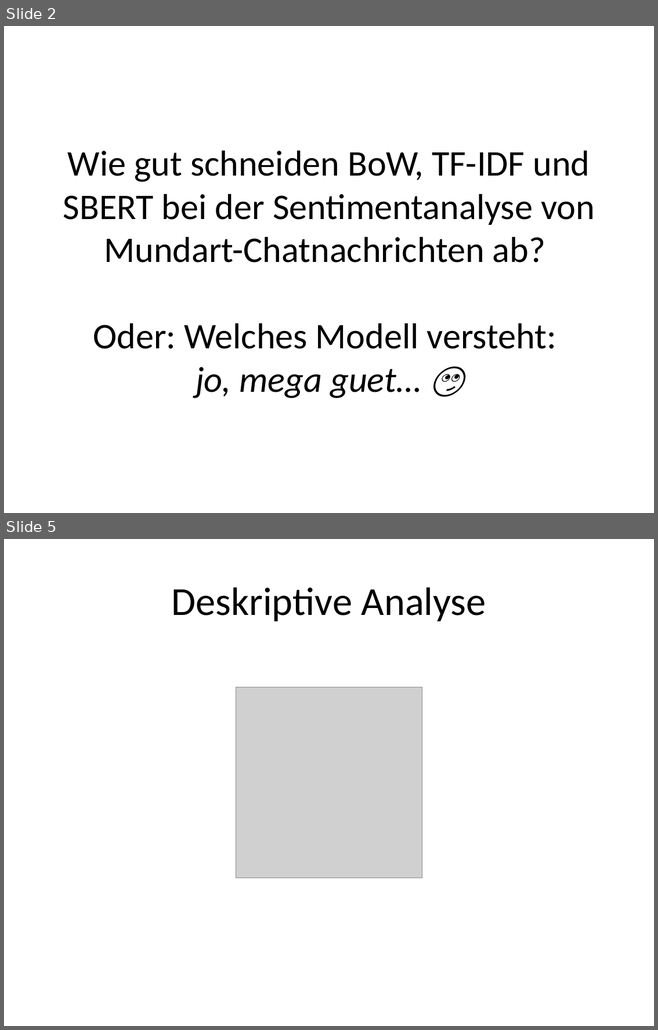
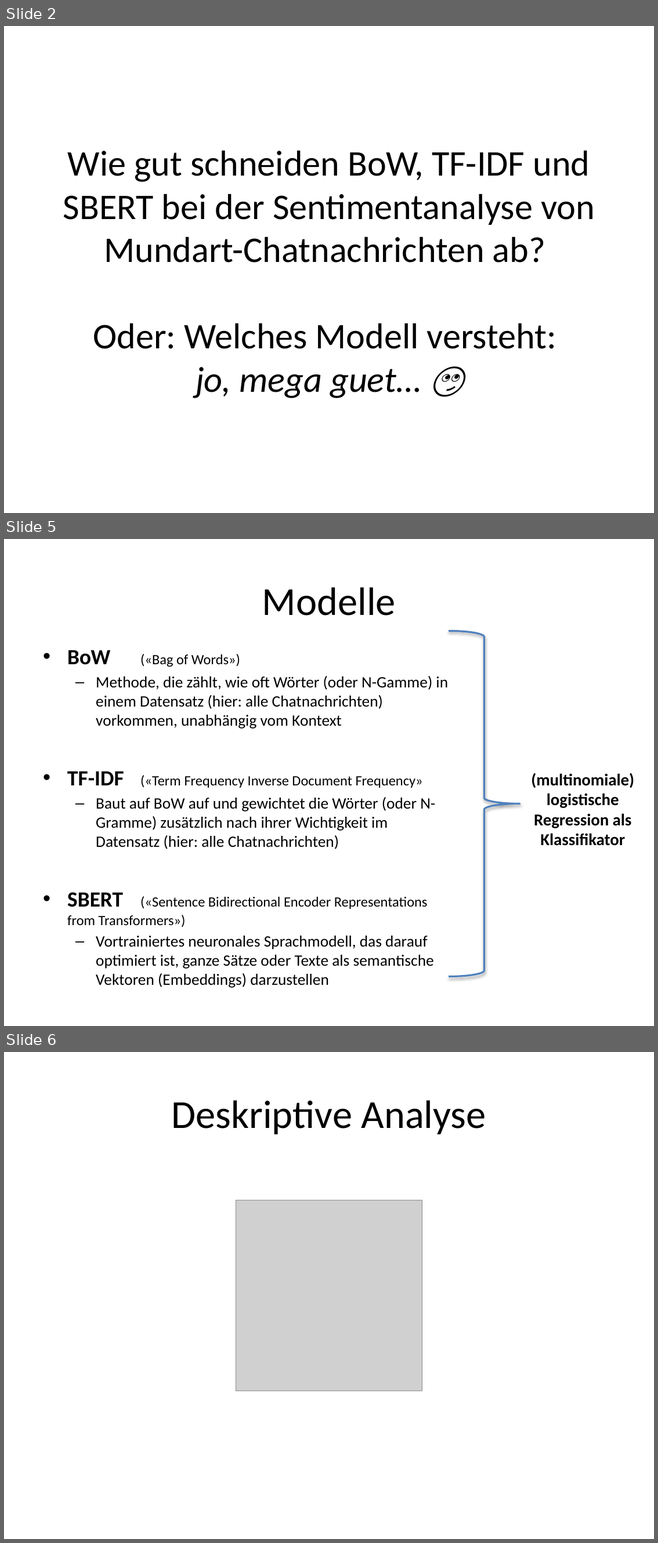
Before and after one commit to raphiweiss/Mundart-Chat-Sentiment, a slide deck: Zwischenpräsentation_RWeiss.pptx. Shown one above the other, each under a label of ours: slides 2 and 5 before the commit, slides 2, 5 and 6 after it; the slides between them are not shown. The pictures are 658x1030 and 658x1543 pixels, drawn with LibreOffice and Linux fonts; fonts in the diff are those of the drawing; grey boxes stand for pictures. Boxes give left, top, right and bottom in pixels: in the first picture for what was removed or moved away, otherwise in the second. Text is boxed around its words. In the diff, an @@ line names an element or a change of style, - is before the commit and + after.

```diff
--- a/Zwischenpräsentation_RWeiss.pptx
+++ b/Zwischenpräsentation_RWeiss.pptx
@@ slide 5 added at [4,539,654,1026], background #FFFFFF @@
@@ title added at [262,587,396,616], 44 pt, text #000000 @@
+Modelle
@@ right brace added at [448,631,520,976], outline #4F81BD 2 pt @@
@@ text added at [67,650,448,969], 17.6 pt, text #000000 @@
+• BoW («Bag of Words»)
+  – Methode, die zählt, wie oft Wörter (oder N-Gamme) in einem Datensatz (hier: alle Chatnachrichten) vorkommen, unabhängig vom Kontext
+• TF-IDF («Term Frequency Inverse Document Frequency»
+  – Baut auf BoW auf und gewichtet die Wörter (oder N-Gramme) zusätzlich nach ihrer Wichtigkeit im Datensatz (hier: alle Chatnachrichten)
+• SBERT («Sentence Bidirectional Encoder Representations from Transformers»)
+  – Vortrainiertes neuronales Sprachmodell, das darauf optimiert ist, ganze Sätze oder Texte als semantische Vektoren (Embeddings) darzustellen
@@ text added at [531,773,634,846], 18.5 pt, text #000000, bold @@
+(multinomiale) logistische Regression als Klassifikator
@@ what was slide 5 is now slide 6 @@
```
Also in this commit, not shown: 6 slides changed, 1 other slide added, 3 other files.
